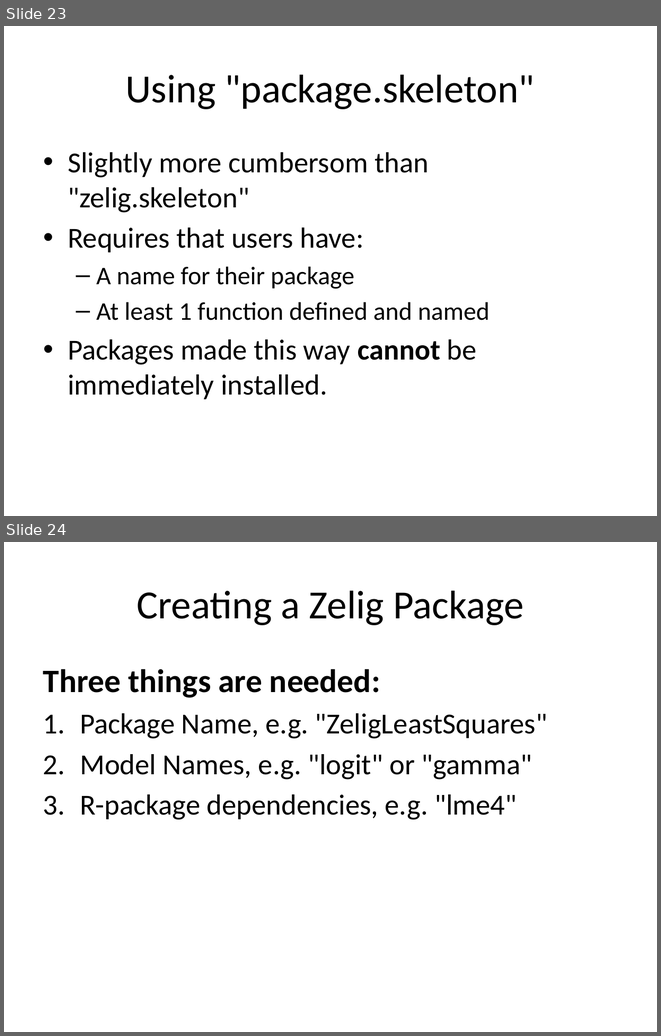
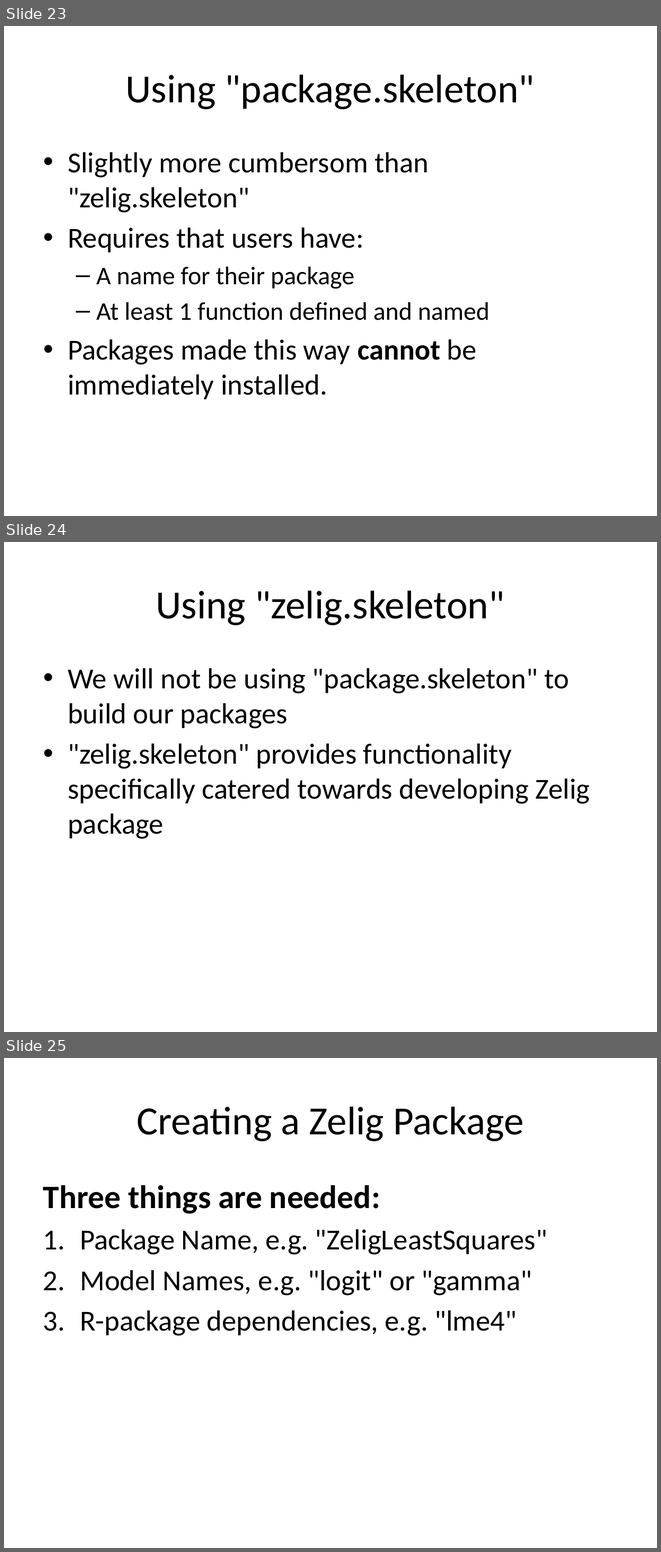
Before and after one commit to IQSS/Zelig4-Documentation, a slide deck: January-Class/Zelig_1_regressions.pptx. Shown one above the other, each under a label of ours: slides 23 and 24 before the commit, slides 23, 24 and 25 after it. The pictures are 661x1036 and 661x1552 pixels, drawn with LibreOffice and Linux fonts; fonts in the diff are those of the drawing. Boxes give left, top, right and bottom in pixels: in the first picture for what was removed or moved away, otherwise in the second. Text is boxed around its words. In the diff, an @@ line names an element or a change of style, - is before the commit and + after.

```diff
--- a/January-Class/Zelig_1_regressions.pptx
+++ b/January-Class/Zelig_1_regressions.pptx
@@ slide 24 added at bbox=[4, 542, 657, 1032], background #FFFFFF @@
@@ title added at bbox=[156, 590, 504, 625], 44 pt, text #000000 @@
+Using "zelig.skeleton"
@@ text added at bbox=[68, 668, 590, 839], 32 pt, text #000000 @@
+• We will not be using "package.skeleton" to build our packages
+• "zelig.skeleton" provides functionality specifically catered towards developing Zelig package
@@ what was slide 24 is now slide 25 @@
```
Also in this commit, not shown: 5 slides changed, 1 other slide added.
